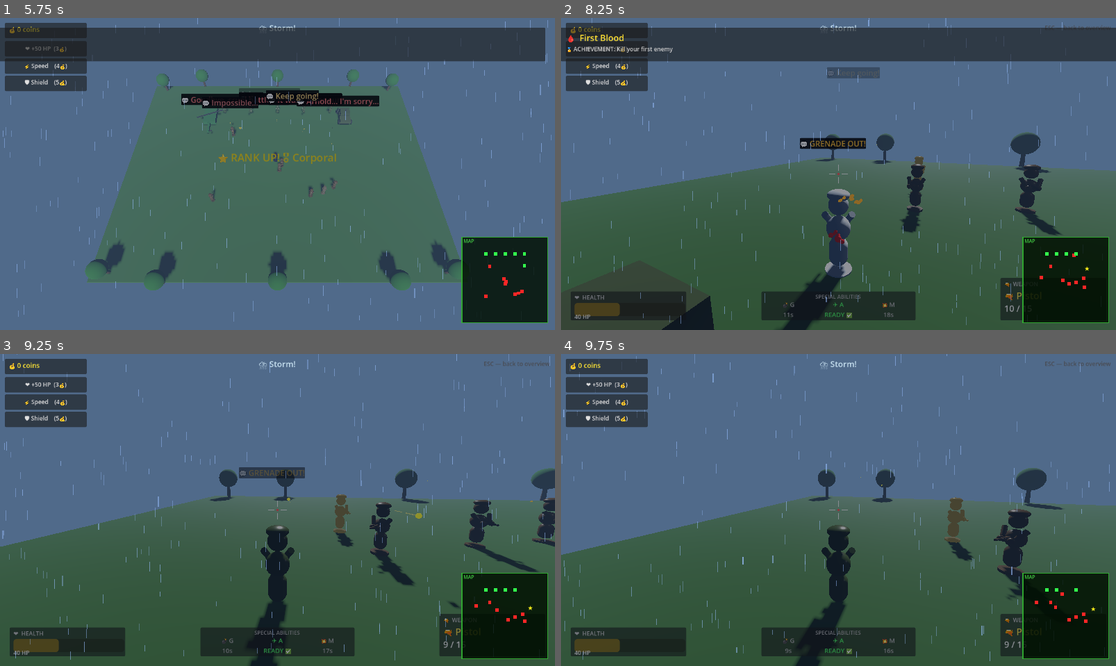
Above: before the commit, frames 1-4 (two rows, left to right).
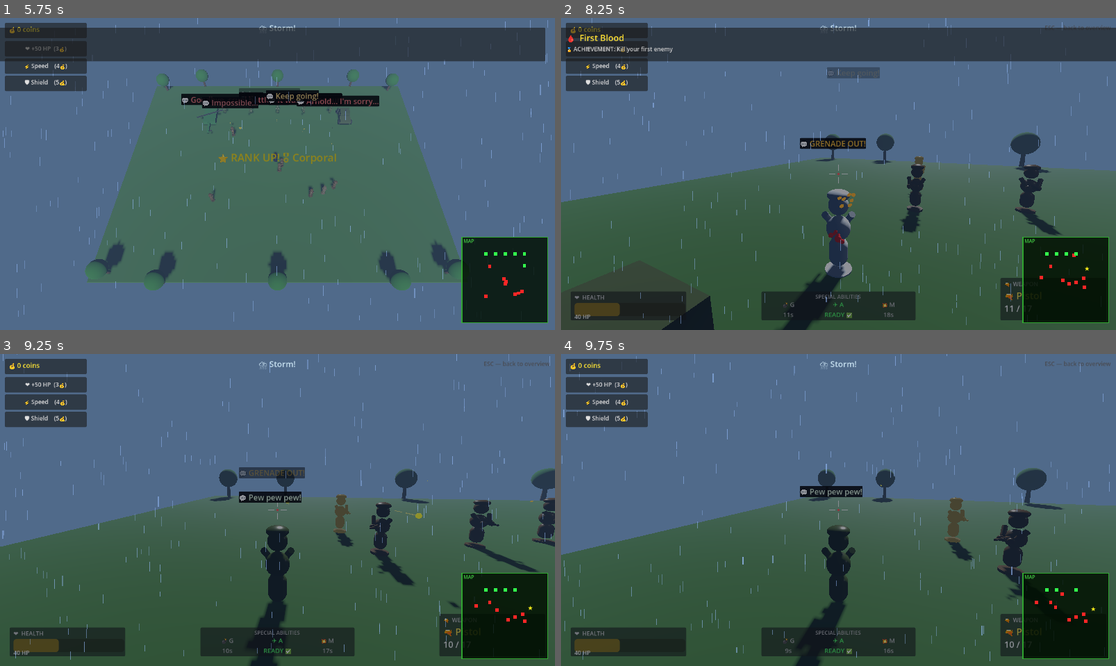
Above: after the commit, the same moments.

Repository: dj10dj100/theinfinitefight
Game: Godot game, scene res://scenes/Main.tscn
The game is run twice, just before and just after one commit, with the same random seed, the same clock (stepped at 60 frames per second) and the same inputs. This scene is started directly instead of the project's main scene.
Inputs (mouse positions are in pixels of both pictures, inside the frame that each line leads up to):
- Up to frame 1 (5.75 s): tap Enter at 0.5 s; move the mouse to (249, 236) at 0.52 s; hold Up (ui_up) 0.53-1.25 s; click (249, 236) at 0.6 s; drag from (444, 220) to (249, 236) at 1.27 s; move the mouse to (111, 127) at 2.02 s; hold Left (ui_left) 2.03-2.75 s; hold J (p2_left) 2.03-2.75 s; click (111, 127) at 2.3 s; drag from (305, 174) to (111, 127) at 2.77 s; move the mouse to (194, 96) at 3.52 s; hold Down (ui_down) 3.53-4.25 s; tap Space (p2_shoot) at 3.6 s; click (194, 96) at 3.8 s; tap Escape (ui_cancel) at 4.15 s; drag from (399, 158) to (194, 96) at 4.27 s; move the mouse to (166, 189) at 5.02 s; hold Up (ui_up) from 5.03 s (still down); click (166, 189) at 5.1 s
- Up to frame 2 (8.25 s): release Up (ui_up) at 5.75 s; drag from (894, 105) to (727, 189) at 5.77 s; move the mouse to (832, 180) at 6.52 s; hold Up (ui_up) from 6.53 s (still down); tap G at 6.6 s; click (832, 180) at 6.8 s; move the mouse to (877, 177) at 7.27 s; tap M at 7.35 s; click (877, 177) at 7.55 s; move the mouse to (794, 170) at 8.02 s; hold Shift from 8.03 s (still down)
- Up to frame 3 (9.25 s): click (233, 506) at 8.3 s; move the mouse to (283, 510) at 8.77 s; release Up (ui_up) at 8.78 s; release Shift at 8.78 s; hold Left (ui_left) from 8.78 s (still down); tap E at 8.85 s; click (283, 510) at 9.05 s
- Up to frame 4 (9.75 s): move the mouse to (816, 503) at 9.52 s; release Left (ui_left) at 9.53 s; hold Up (ui_up) from 9.53 s (still down); click (816, 503) at 9.6 s

Frame 1 is identical in both runs. In frame 2, less than 0.1% of the frame differs, in the area x 49-82%, y 40-95%; in frame 3, 0.4%; in frame 4, 0.4%, in the area x 43-83%, y 39-95%.

Commit message:
why do i have to write a sumary???????????????????????????????????????????????
ÙÇ◊ÌıÓˆÔ˜ˆÓıÌ◊ÏÇÎÔ˜¯Ò

Diff:
--- a/scripts/Battlefield.gd
+++ b/scripts/Battlefield.gd
@@ -264,6 +264,24 @@
 	# Hide the HUD
 	if hud:
 		hud.hide_hud()
+
+# -----------------------------------------------
+# VEHICLE CAMERA — attach camera to a vehicle
+# -----------------------------------------------
+func enter_vehicle_view(vehicle, cam_offset: Vector3):
+	first_person_camera.reparent(vehicle)
+	first_person_camera.position         = cam_offset
+	# Use LOCAL rotation so camera always faces the same way as the vehicle
+	first_person_camera.rotation_degrees = Vector3(-15, 0, 0)
+	first_person_camera.current = true
+	top_down_camera.current     = false
+	if hud:
+		hud.hide_hud()
+
+func exit_vehicle_view():
+	first_person_camera.reparent(self)
+	first_person_camera.current = false
+	top_down_camera.current     = true
 	print("Back to top-down view. Click a clone to control it!")
 
 # -----------------------------------------------
--- a/scripts/Clone.gd
+++ b/scripts/Clone.gd
@@ -29,6 +29,12 @@
 var is_player_controlled: bool = false
 var is_player2_controlled: bool = false
 var shoot_timer: float = 0.0
+
+# Raygun laser state
+var _laser_time:     float = 0.0   # How long the laser has been firing (max 10s)
+var _laser_cooldown: float = 0.0   # Recharge time after running out
+var _laser_beam:     MeshInstance3D = null
+var _laser_light:    OmniLight3D   = null
 var target_enemy = null
 var mouse_sensitivity: float = 0.003
 var gravity = ProjectSettings.get_setting("physics/3d/default_gravity")
@@ -111,10 +117,13 @@
 	airstrike_cooldown = max(airstrike_cooldown - delta, 0.0)
 	landmine_cooldown  = max(landmine_cooldown  - delta, 0.0)
 
-	# Touch fire button — shoot while held
+	# Hold mouse OR touch fire button to spray
 	if is_player_controlled:
 		var touch = get_node_or_null("/root/TouchControls")
-		if touch and touch.fire_pressed and shoot_timer <= 0:
+		var firing = Input.is_mouse_button_pressed(MOUSE_BUTTON_LEFT) or (touch and touch.fire_pressed)
+		if active_weapon == "arnies_raygun":
+			_handle_laser(firing, delta)
+		elif firing and shoot_timer <= 0:
 			shoot()
 
 	if is_player_controlled:
@@ -136,11 +145,7 @@
 		# Rotate left/right with the mouse
 		rotate_y(-event.relative.x * mouse_sensitivity)
 
-	# Left-click to shoot in first-person
-	if is_player_controlled and event is InputEventMouseButton:
-		if event.pressed and event.button_index == MOUSE_BUTTON_LEFT:
-			if shoot_timer <= 0:
-				shoot()
+	# (Shooting is now handled in _process so holding fires continuously)
 
 	# Press R to swap weapons — sniper clones only!
 	if is_player_controlled and event is InputEventKey:
@@ -350,18 +355,18 @@
 # How many bullets in a full magazine?
 func get_max_ammo(w: String) -> int:
 	match w:
-		"pistol":        return 15
-		"revolver":      return 6
-		"shotgun":       return 5
-		"assault_rifle": return 30
-		"sniper":        return 1
-		"smg":           return 70
-		"arnies_raygun": return 1000000000   # Basically infinite!
-		"minigun":           return 1000
-		"flamethrower":      return 100
-		"rocket_launcher":   return 4
-		"lightning_gun":     return 20
-		"grenade_launcher":  return 6
+		"pistol":           return 17    # Glock 17 — 17 rounds
+		"revolver":         return 6     # Classic 6-shooter
+		"shotgun":          return 8     # Pump-action — 8 shells
+		"assault_rifle":    return 30    # M4/AK mag — 30 rounds
+		"sniper":           return 5     # Bolt-action — 5 round mag
+		"smg":              return 32    # MP5 — 32 rounds
+		"arnies_raygun":    return 1000000000   # Basically infinite!
+		"minigun":          return 200   # Belt-fed — 200 rounds
+		"flamethrower":     return 60    # Fuel tank — 60 bursts
+		"rocket_launcher":  return 1     # RPG — 1 rocket, then reload
+		"lightning_gun":    return 20    # Sci-fi battery — 20 shots
+		"grenade_launcher": return 6     # M203 — 6 grenades
 	return 15
 
 # How long does it take to reload each weapon?
@@ -723,3 +728,90 @@
 	is_player_controlled = false
 	Input.set_mouse_mode(Input.MOUSE_MODE_VISIBLE)   # Show mouse again
 	get_tree().call_group("battlefield", "exit_first_person")
+	_deactivate_laser()
+
+# -----------------------------------------------
+# RAYGUN LASER — 10 second continuous beam!
+# -----------------------------------------------
+func _handle_laser(firing: bool, delta: float):
+	# Tick down cooldown (recharging after 10s use)
+	if _laser_cooldown > 0.0:
+		_laser_cooldown -= delta
+		_deactivate_laser()
+		# Show recharge message once
+		return
+
+	if firing and _laser_time < 10.0:
+		_laser_time += delta
+		_activate_laser(delta)
+		# Update ammo display to show seconds remaining
+		ammo = int(10.0 - _laser_time)
+	else:
+		if _laser_time >= 10.0:
+			_laser_cooldown = 5.0   # 5 seconds to recharge
+			_laser_time     = 0.0
+			SoundManager.play("hit")
+			print("🔴 Raygun overheated! Recharging for 5 seconds...")
+		elif not firing:
+			# Not holding — slowly recharge while idle
+			_laser_time = max(_laser_time - delta * 0.5, 0.0)
+		_deactivate_laser()
+		ammo = int(10.0 - _laser_time)
+
+func _activate_laser(delta: float):
+	const BEAM_LENGTH = 22.0
+
+	# Build the beam mesh if it doesn't exist yet
+	if _laser_beam == null:
+		_laser_beam = MeshInstance3D.new()
+		var bm = BoxMesh.new()
+		bm.size = Vector3(0.06, 0.06, BEAM_LENGTH)
+		_laser_beam.mesh = bm
+		var mat = StandardMaterial3D.new()
+		mat.albedo_color     = Color(1.0, 0.1, 0.8)
+		mat.emission_enabled = true
+		mat.emission         = Color(1.0, 0.0, 0.6) * 4.0
+		mat.shading_mode     = BaseMaterial3D.SHADING_MODE_UNSHADED
+		_laser_beam.set_surface_override_material(0, mat)
+		# Offset to sit at chest height, pointing forward
+		_laser_beam.position = Vector3(0, 1.0, -BEAM_LENGTH * 0.5)
+		add_child(_laser_beam)
+
+		_laser_light = OmniLight3D.new()
+		_laser_light.light_color  = Color(1.0, 0.1, 0.8)
+		_laser_light.light_energy = 4.0
+		_laser_light.omni_range   = 5.0
+		_laser_light.position     = Vector3(0, 1.0, -3.0)
+		add_child(_laser_light)
+
+	# Pulse the glow
+	if _laser_light:
+		_laser_light.light_energy = 3.0 + sin(Time.get_ticks_msec() * 0.02) * 1.5
+
+	# Damage enemies caught in the beam
+	var beam_origin = global_position + Vector3(0, 1.0, 0)
+	var beam_dir    = -global_transform.basis.z.normalized()
+	for enemy in get_tree().get_nodes_in_group("enemies"):
+		if not is_instance_valid(enemy):
+			continue
+		var to_enemy = enemy.global_position - beam_origin
+		var dist     = to_enemy.length()
+		if dist > BEAM_LENGTH:
+			continue
+		# Check how close the enemy is to the laser centre line
+		var along = to_enemy.dot(beam_dir)
+		if along < 0:
+			continue
+		var closest = beam_origin + beam_dir * along
+		var off = (enemy.global_position - closest).length()
+		if off < 1.2:   # Within 1.2m of beam centre — gets fried!
+			enemy.take_damage(40.0 * delta)   # 40 damage per second
+			Particles.blood_splat(enemy.global_position + Vector3(0, 0.8, 0))
+
+func _deactivate_laser():
+	if _laser_beam:
+		_laser_beam.queue_free()
+		_laser_beam = null
+	if _laser_light:
+		_laser_light.queue_free()
+		_laser_light = null
--- a/scripts/Helicopter.gd
+++ b/scripts/Helicopter.gd
@@ -183,15 +183,17 @@
 func _enter_helicopter(clone):
 	pilot_clone     = clone
 	is_player_in    = true
-	clone.is_player_controlled = false   # Clone goes on autopilot
-	clone.visible   = false              # Hide the clone (they're inside!)
+	clone.is_player_controlled = false
+	clone.visible   = false
 	Input.set_mouse_mode(Input.MOUSE_MODE_CAPTURED)
+	# Attach camera behind and above the helicopter
+	get_tree().call_group("battlefield", "enter_vehicle_view", self, Vector3(0, 4.0, 7.0))
 	print("🚁 You jumped in the helicopter! WASD to fly, SPACE=up, SHIFT=down, E=exit")
 
 func _exit_helicopter():
 	is_player_in = false
+	get_tree().call_group("battlefield", "exit_vehicle_view")
 	if pilot_clone and is_instance_valid(pilot_clone):
-		# Drop the pilot out next to the helicopter
 		pilot_clone.global_position = global_position + Vector3(2.5, 0, 0)
 		pilot_clone.visible         = true
 		pilot_clone.is_player_controlled = true
--- a/scripts/Jeep.gd
+++ b/scripts/Jeep.gd
@@ -180,11 +180,15 @@
 
 func enter_jeep():
 	is_player_driven = true
-	Input.set_mouse_mode(Input.MOUSE_MODE_VISIBLE)
+	Input.set_mouse_mode(Input.MOUSE_MODE_CAPTURED)
+	# Attach camera behind and above the jeep
+	get_tree().call_group("battlefield", "enter_vehicle_view", self, Vector3(0, 3.5, 6.0))
 	print("🚗 You're driving the jeep! WASD = drive, click = fire cannon, ESC = get out")
 
 func exit_jeep():
 	is_player_driven = false
+	get_tree().call_group("battlefield", "exit_vehicle_view")
+	Input.set_mouse_mode(Input.MOUSE_MODE_VISIBLE)
 	print("Got out of the jeep.")
 
 func take_damage(amount: float):
--- a/scripts/MainMenu.gd
+++ b/scripts/MainMenu.gd
@@ -499,6 +499,16 @@
 	submit_btn.pressed.connect(_submit)
 	line_edit.text_submitted.connect(func(_t): _submit.call())
 
+	# Turn off cheats button
+	var off_btn = Button.new()
+	off_btn.text = "🚫  Turn Off All Cheats"
+	off_btn.add_theme_font_size_override("font_size", 14)
+	off_btn.add_theme_color_override("font_color", Color(1.0, 0.4, 0.4))
+	off_btn.pressed.connect(func():
+		SecretCodes.disable_all_cheats()
+	)
+	vbox.add_child(off_btn)
+
 	# Close button
 	var close_btn = Button.new()
 	close_btn.text = "✖  Close"
--- a/scripts/SecretCodes.gd
+++ b/scripts/SecretCodes.gd
@@ -174,3 +174,9 @@
 
 func has_cheat(key: String) -> bool:
 	return key in unlocked_cheats
+
+func disable_all_cheats():
+	unlocked_cheats.clear()
+	_save()
+	SoundManager.play("click")
+	_show_banner("🚫 All cheats turned OFF!")
